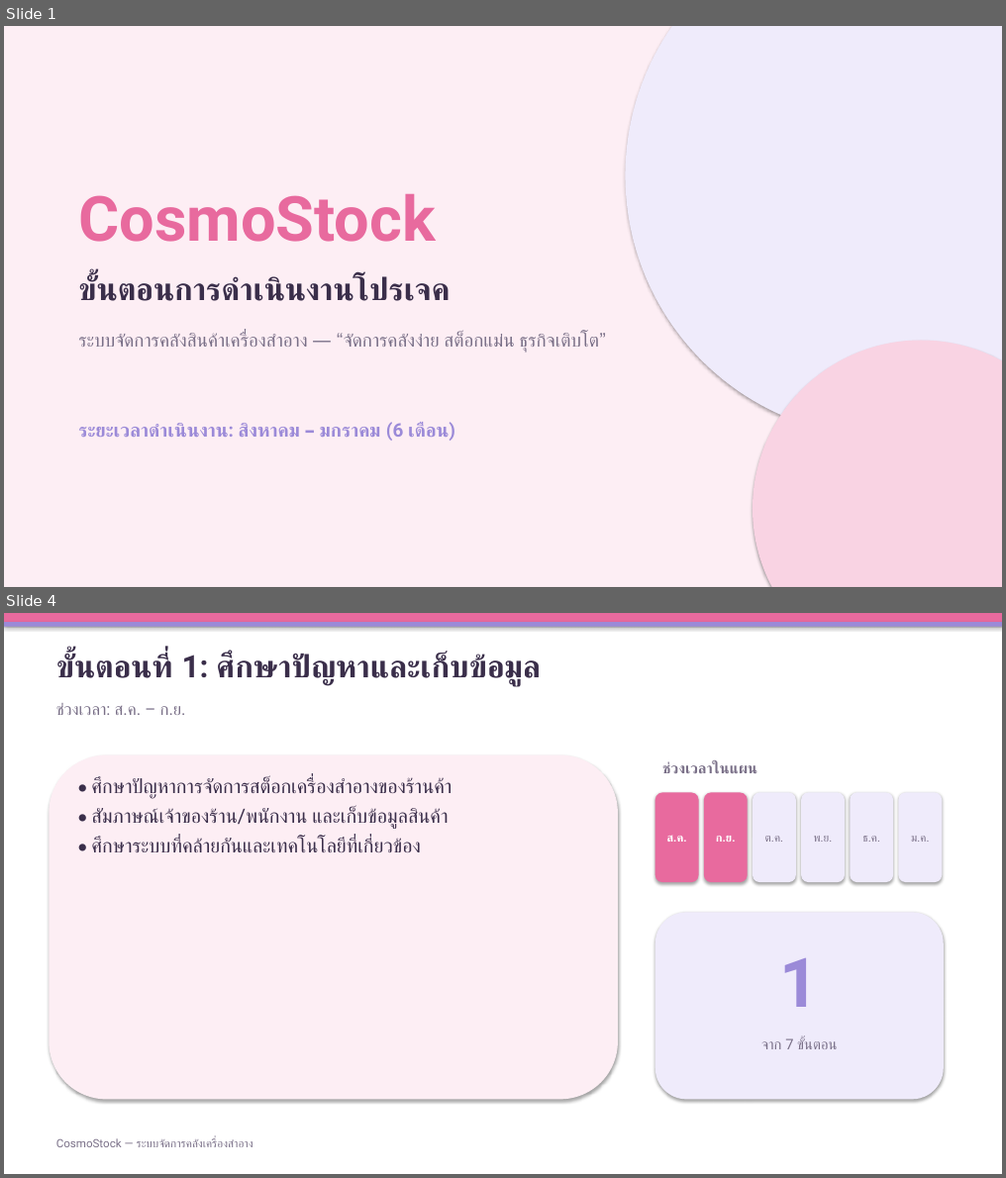
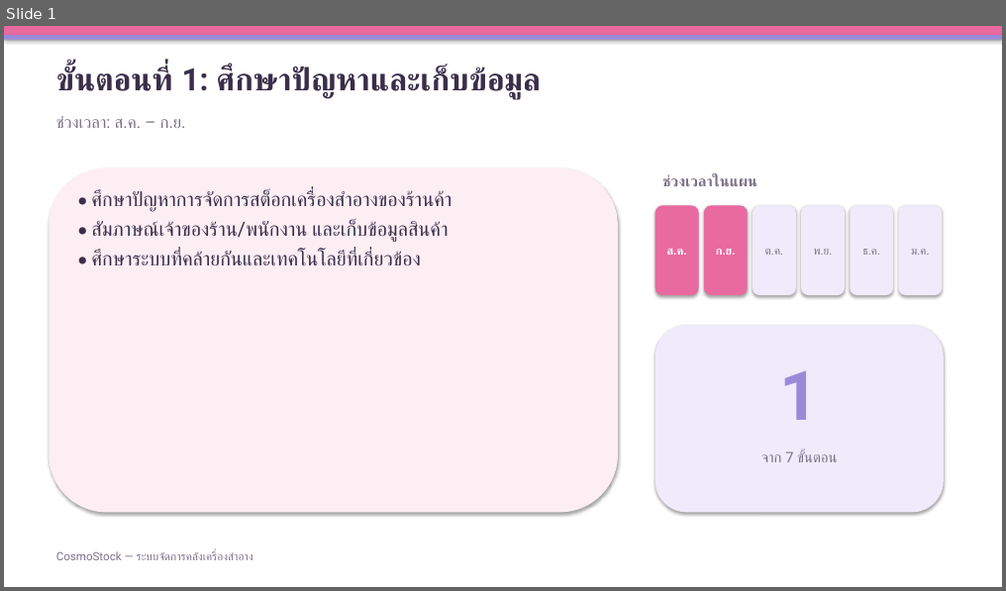
Before and after one commit to chakkrit4456/Cosmo-stock, a slide deck: doc/CosmoStock-ขั้นตอนการดำเนินงาน.pptx. Shown one above the other, each under a label of ours: slides 1 and 4 before the commit, slide 1 after it; the slides between them are not shown. The pictures are 1006x1178 and 1006x591 pixels, drawn with LibreOffice and Linux fonts; fonts in the diff are those of the drawing. Boxes give left, top, right and bottom in pixels: in the first picture for what was removed or moved away, otherwise in the second. Text is boxed around its words. In the diff, an @@ line names an element or a change of style, - is before the commit and + after.

```diff
--- a/doc/CosmoStock-ขั้นตอนการดำเนินงาน.pptx
+++ b/doc/CosmoStock-ขั้นตอนการดำเนินงาน.pptx
@@ slide 1 removed at box(4, 26, 1002, 587), background #FFFFFF @@
@@ rectangle removed at box(4, 26, 1002, 587) @@
@@ ellipse removed at box(626, 26, 1002, 438) @@
@@ text removed at box(78, 194, 435, 242) @@
-CosmoStock
@@ text removed at box(78, 275, 450, 301) @@
-ขั้นตอนการดำเนินงานโปรเจค
@@ text removed at box(78, 333, 599, 353) @@
-ระบบจัดการคลังสินค้าเครื่องสำอาง — “จัดการคลังง่าย สต็อกแม่น ธุรกิจเติบโต”
@@ ellipse removed at box(752, 341, 1002, 587) @@
@@ text removed at box(78, 422, 455, 441) @@
-ระยะเวลาดำเนินงาน: สิงหาคม – มกราคม (6 เดือน)
@@ what was slide 4 is now slide 1 @@
```
Also in this commit, not shown: 3 other slides removed.
